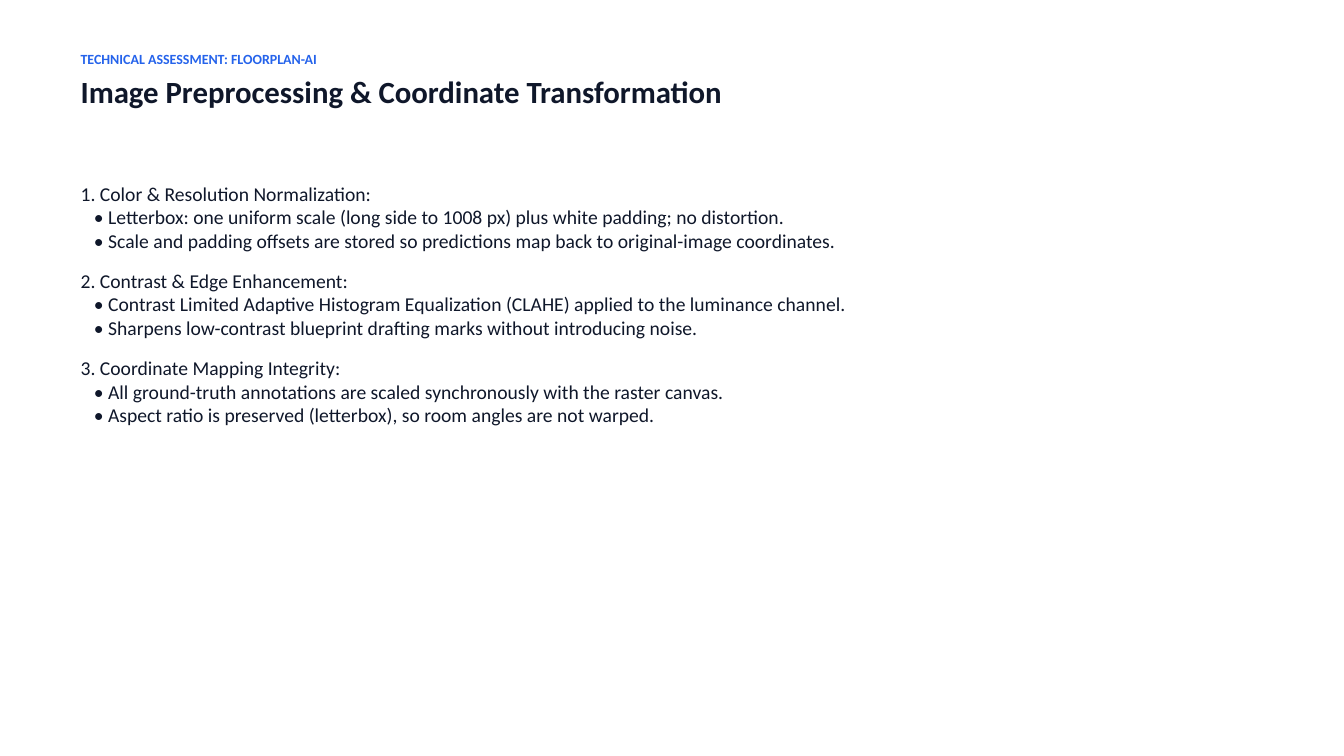
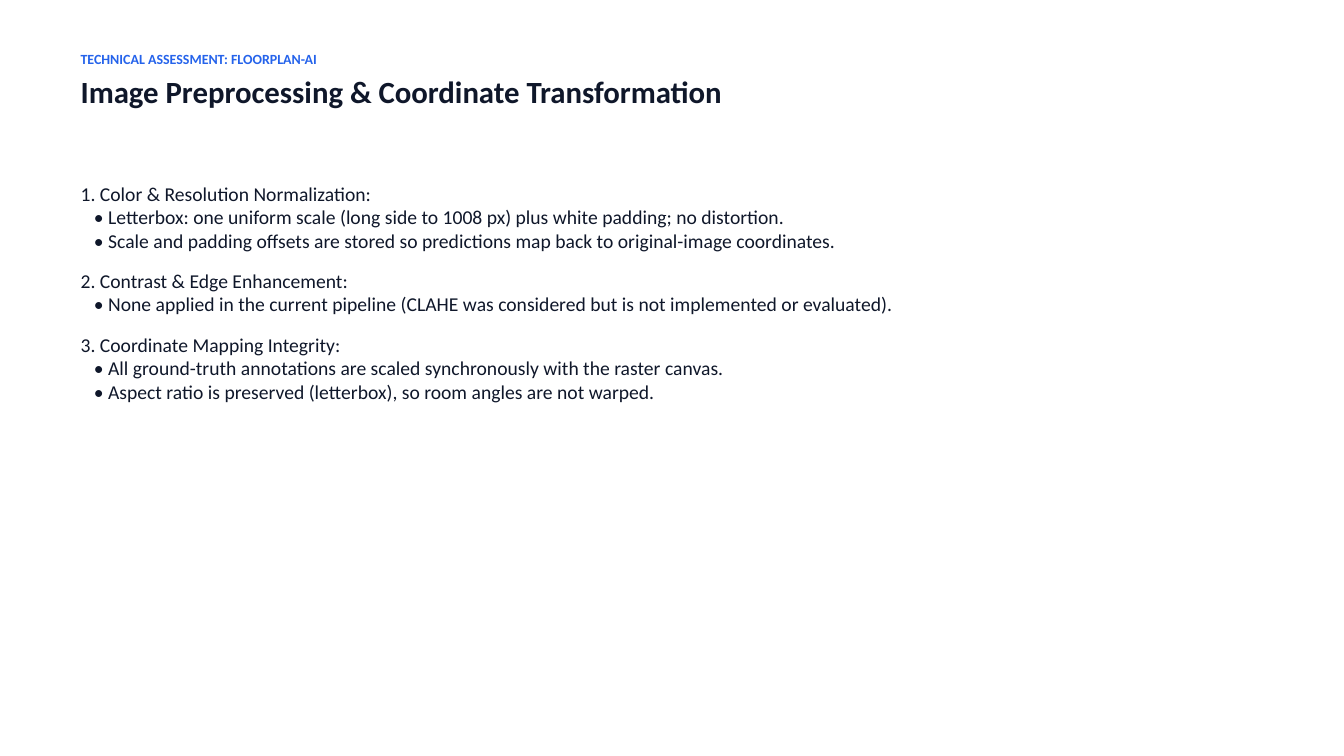
Before and after one commit to sandhiya-1234/FloorPlan-AI, a slide deck: slide 7 of presentation/Floorplan_AI_Assessment.pptx. Drawn at 1344x756 pixels with LibreOffice and Linux fonts; fonts in the diff are those of the drawing. Boxes give left, top, right and bottom in pixels: in the first picture for what was removed or moved away, otherwise in the second. Text is boxed around its words. In the diff, an @@ line names an element or a change of style, - is before the commit and + after.

```diff
--- a/presentation/Floorplan_AI_Assessment.pptx
+++ b/presentation/Floorplan_AI_Assessment.pptx
@@ text at (81,274,892,314): text changed @@
-2. Contrast & Edge Enhancement:
-• Contrast Limited Adaptive Histogram Equalization (CLAHE) applied to the luminance channel.
-• Sharpens low-contrast blueprint drafting marks without introducing noise.
+2. Contrast & Edge Enhancement:
+• None applied in the current pipeline (CLAHE was considered but is not implemented or evaluated).
```
Also in this commit, not shown: 6 other slides changed, 3 other files.
